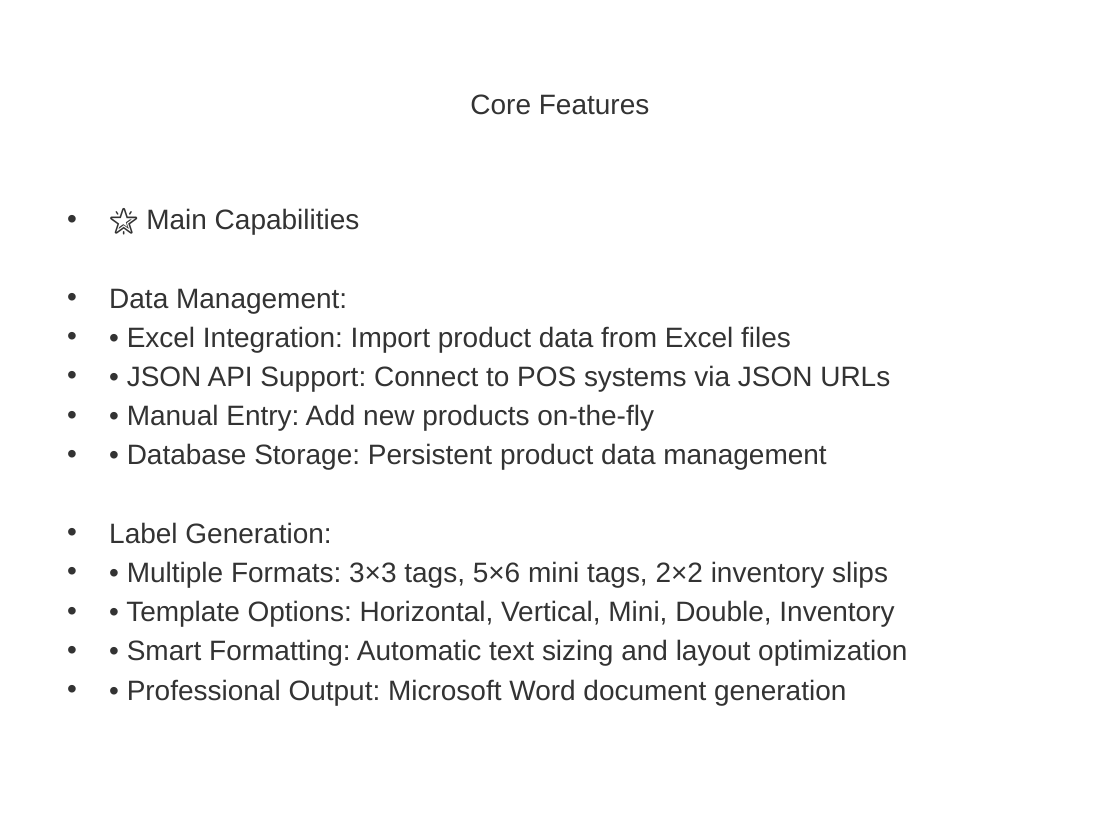
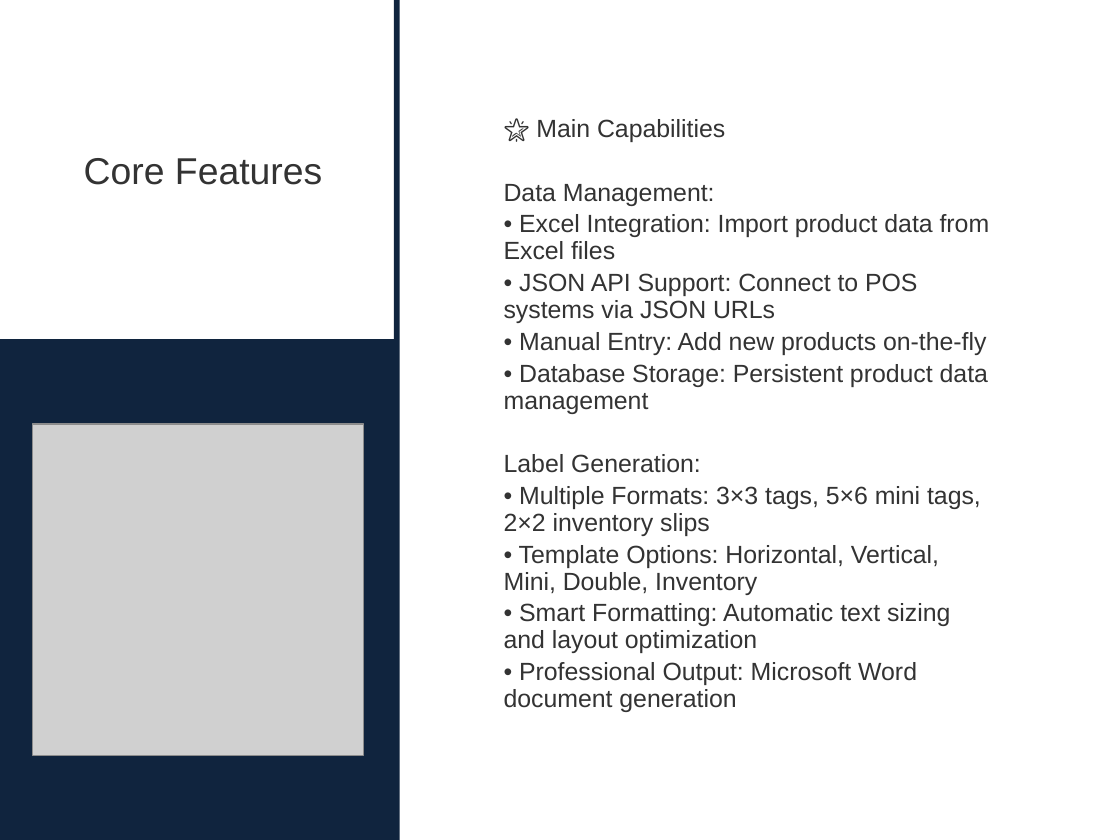
Before and after one commit to leruseadam/AGTDesigner, a slide deck: slide 5 of Label_Maker_Presentation.pptx (slide 3 before the commit). Drawn at 1120x840 pixels with LibreOffice and Linux fonts; fonts in the diff are those of the drawing; grey boxes stand for pictures. Boxes give left, top, right and bottom in pixels: in the first picture for what was removed or moved away, otherwise in the second. Text is boxed around its words. In the diff, an @@ line names an element or a change of style, - is before the commit and + after.

```diff
--- a/Label_Maker_Presentation.pptx
+++ b/Label_Maker_Presentation.pptx
@@ rectangle added at [394, 0, 399, 839], fill #0F243E @@
@@ title "Core Features": place and size @@
-title "Core Features" at [470, 94, 649, 115]
+title "Core Features" at [84, 158, 322, 185]
@@ title "Core Features" at [84, 158, 322, 185]: size 18 to 24 pt @@
@@ text "🌟 Main Capabilities": place and size @@
-text "🌟 Main Capabilities" at [109, 208, 907, 705]
+text "🌟 Main Capabilities" at [504, 119, 990, 712]
@@ text "🌟 Main Capabilities" at [504, 119, 990, 712]: size 18 to 16 pt; bullet • to none; line spacing 1 to 0.9; vertical alignment top to middle @@
@@ rectangle added at [0, 339, 396, 840], fill #0F243E @@
@@ picture added at [32, 424, 364, 756] @@
```
Also in this commit, not shown: 14 other slides changed, 10 other files.
